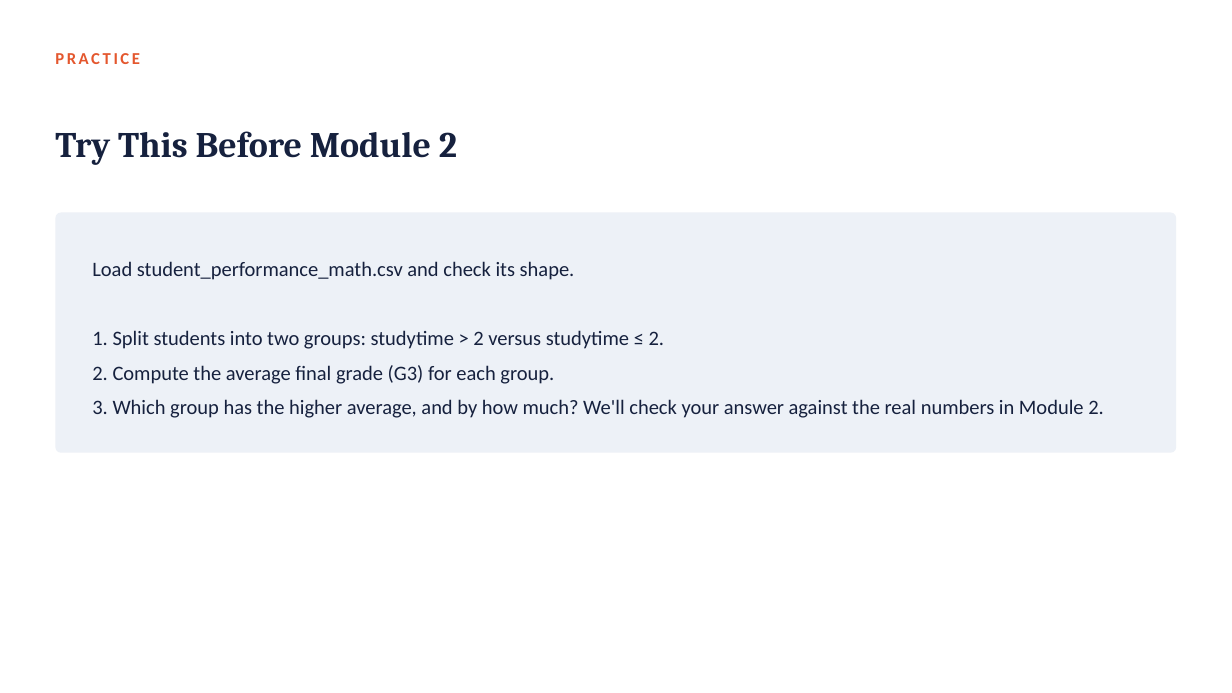
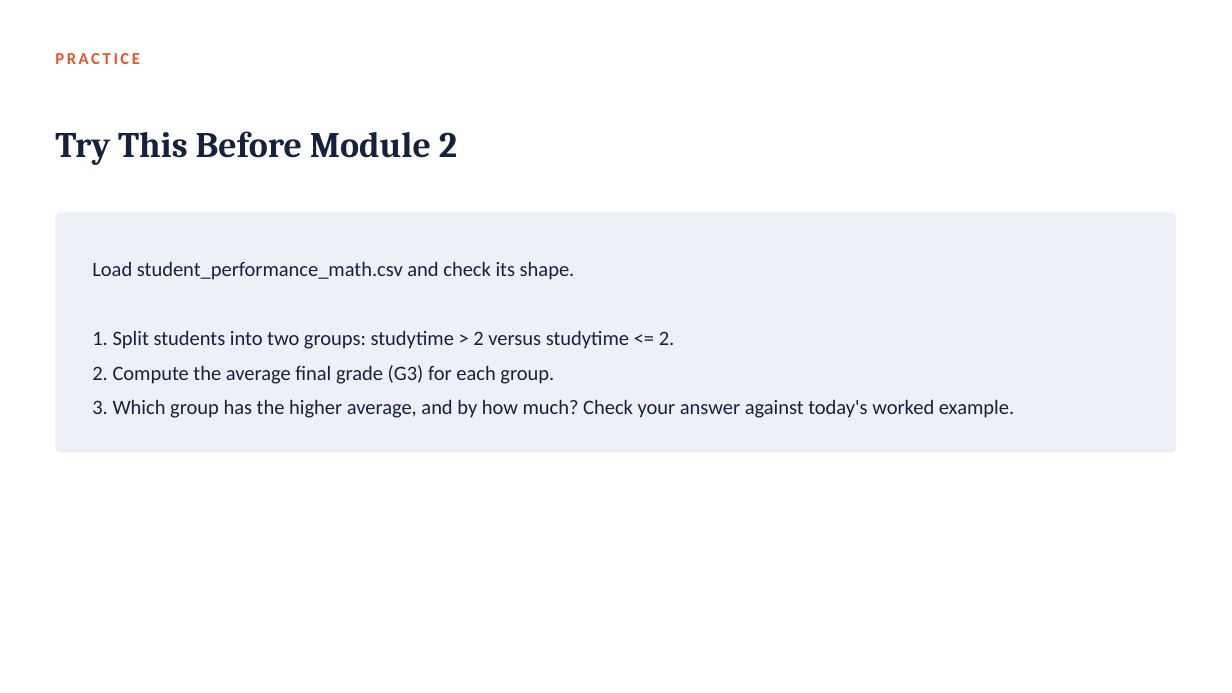
Before and after one commit to fmurital/Teaching-Curriculum, a slide deck: slide 68 of DATA-3230-Data-Visualization/01_Getting_Started_with_R_and_RStudio/Lecture_Slides/Module01_Getting_Started_with_R_and_RStudio.pptx (slide 25 before the commit). Drawn at 1232x693 pixels with LibreOffice and Linux fonts; fonts in the diff are those of the drawing. Boxes give left, top, right and bottom in pixels: in the first picture for what was removed or moved away, otherwise in the second. Text is boxed around its words. In the diff, an @@ line names an element or a change of style, - is before the commit and + after.

Commit message:
Expand Module 1 lecture deck to 74 slides with real code output
Grows the Module 1 deck from 29 to 74 slides so it covers a full
module's worth of material. Every live-coding moment now pairs the
real R code with the actual console output a student will see,
captured by running module1_first_look.R (extended in this commit
to reproduce every number and chart on the slides) against the real
ames_housing.csv and student_performance_math.csv files. Adds a
second full worked example using the student performance data
(studytime vs. final grade), more concept and history slides, and
several new interactive/reflection moments, while keeping the
existing three-segment, two-break structure.

```diff
--- a/DATA-3230-Data-Visualization/01_Getting_Started_with_R_and_RStudio/Lecture_Slides/Module01_Getting_Started_with_R_and_RStudio.pptx
+++ b/DATA-3230-Data-Visualization/01_Getting_Started_with_R_and_RStudio/Lecture_Slides/Module01_Getting_Started_with_R_and_RStudio.pptx
@@ text at box(92, 330, 675, 349): text changed @@
-1. Split students into two groups: studytime > 2 versus studytime ≤ 2.
+1. Split students into two groups: studytime > 2 versus studytime <= 2.
@@ text at box(92, 399, 1014, 418): text changed @@
-3. Which group has the higher average, and by how much? We'll check your answer against the real numbers in Module 2.
+3. Which group has the higher average, and by how much? Check your answer against today's worked example.
```
Also in this commit, not shown: 17 other slides changed, 47 slides added, 2 slides removed, 1 other file.
